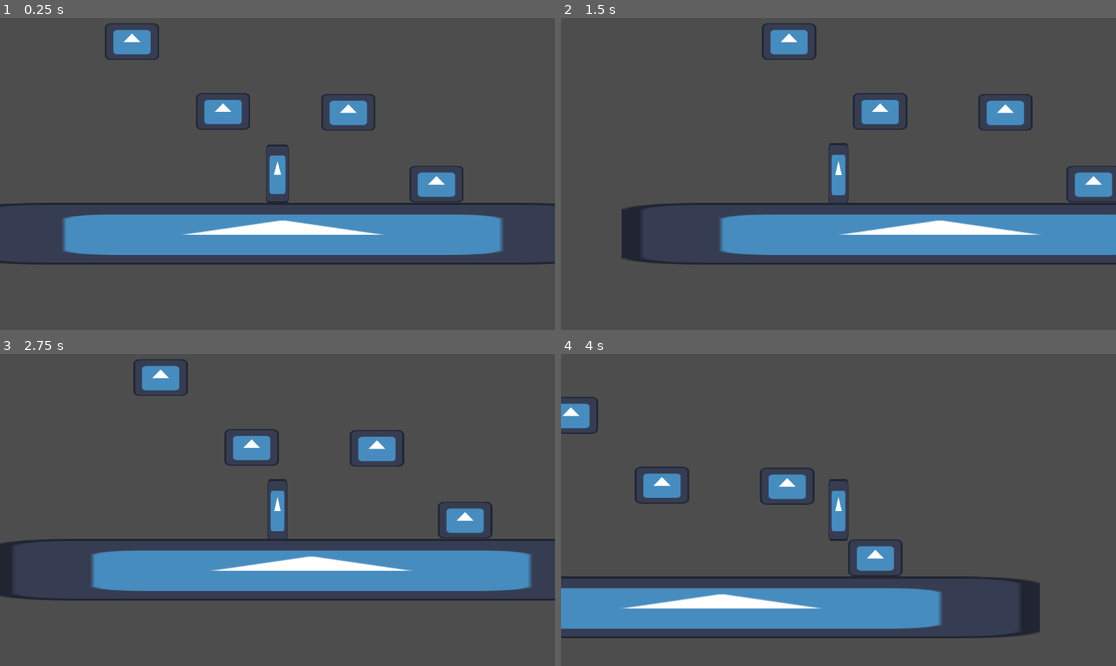
Above: before the commit, frames 1-4 (two rows, left to right).
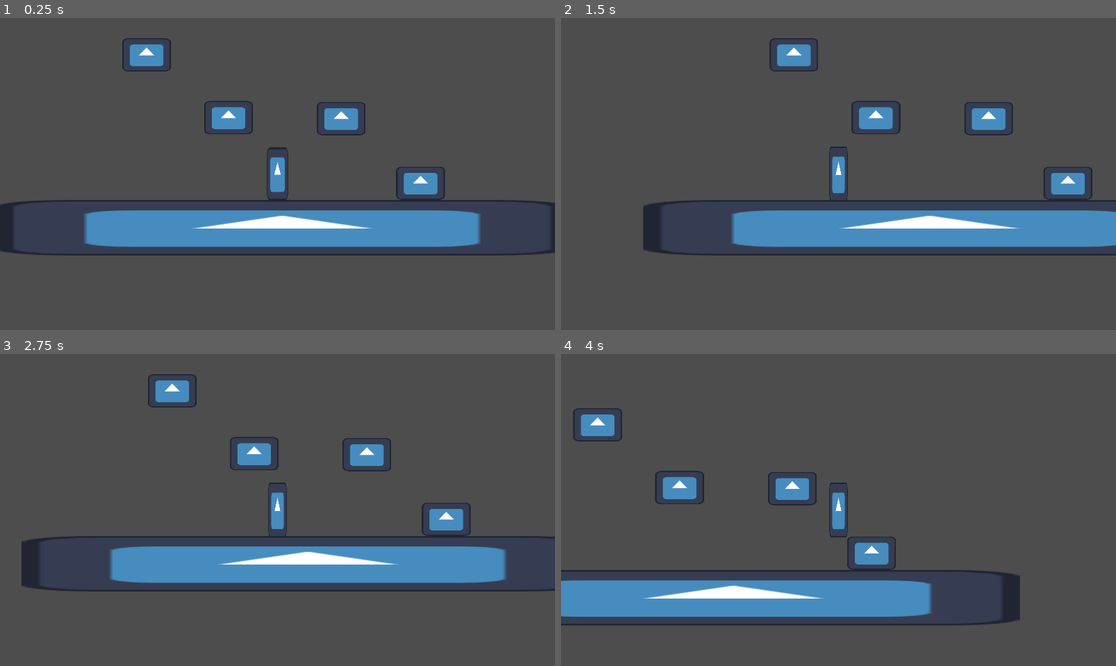
Above: after the commit, the same moments.

Repository: Maoaii/lawrence-short-list
Game: Godot game, scene res://world/world.tscn
Two runs of this game, one before a commit and one after it. Both use one fixed random seed, a clock stepped at 60 frames per second and the inputs below. The engine's default icon, where the game draws it, is replaced by a stand-in: a white triangle on a blue panel in a dark square.
Inputs (mouse positions are in pixels of both pictures, inside the frame that each line leads up to):
- Up to frame 1 (0.25 s): no input
- Up to frame 2 (1.5 s): tap Enter at 0.5 s; move the mouse to (960, 158) at 0.52 s; hold D (right) from 0.53 s (still down); click (960, 158) at 0.67 s; tap Space (jump) at 0.77 s; move the mouse to (727, 189) at 1.27 s
- Up to frame 3 (2.75 s): tap Space (jump) at 1.52 s; move the mouse to (333, 441) at 2.02 s; release D (right) at 2.03 s; hold A (left) from 2.03 s (still down)
- Up to frame 4 (4 s): move the mouse to (810, 572) at 2.77 s; release A (left) at 2.78 s; hold D (right) from 2.78 s (still down); click (810, 572) at 2.92 s; tap Space (jump) at 3.02, 3.77 s; move the mouse to (1005, 556) at 3.52 s

The runs differ from the first frame. In frame 1, 11% of the frame differs, in the area x 0-100%, y 1-80%; in frame 2, 10%; in frame 3, 11%; in frame 4, 12%, in the area x 0-87%, y 13-92%.

Commit message:
modified window size and new build

Diff:
--- a/project.godot
+++ b/project.godot
@@ -18,6 +18,11 @@
 [autoload]
 
 Logs="*uid://dfyif5sjq7hah"
+
+[display]
+
+window/size/viewport_width=1920
+window/size/viewport_height=1080
 
 [dotnet]
 
--- a/world/world.tscn
+++ b/world/world.tscn
@@ -18,6 +18,7 @@
 position = Vector2(553, 372)
 
 [node name="Camera2D" type="Camera2D" parent="Player" unique_id=1049705603]
+zoom = Vector2(1.5, 1.5)
 
 [node name="Platforms" type="Node2D" parent="." unique_id=1134688156]
 
Not shown, added: builds/web/Archive.zip
Not shown, changed: builds/web/index.html
Not shown, changed: builds/web/index.icon.png
Not shown, changed: builds/web/index.pck
